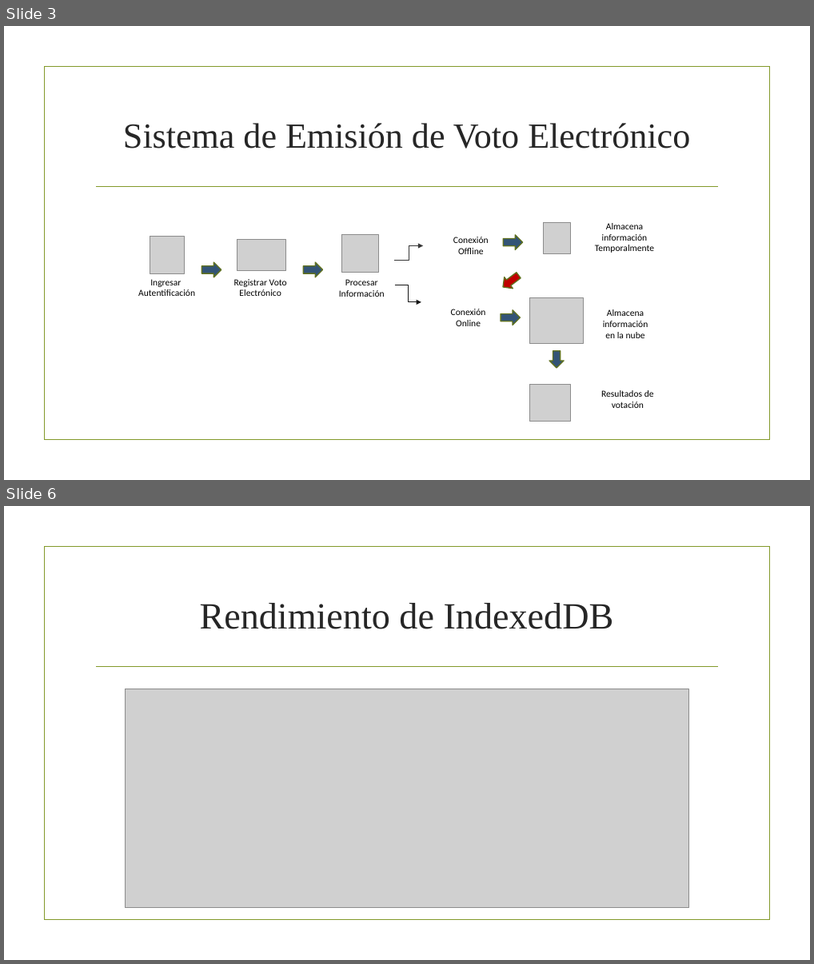
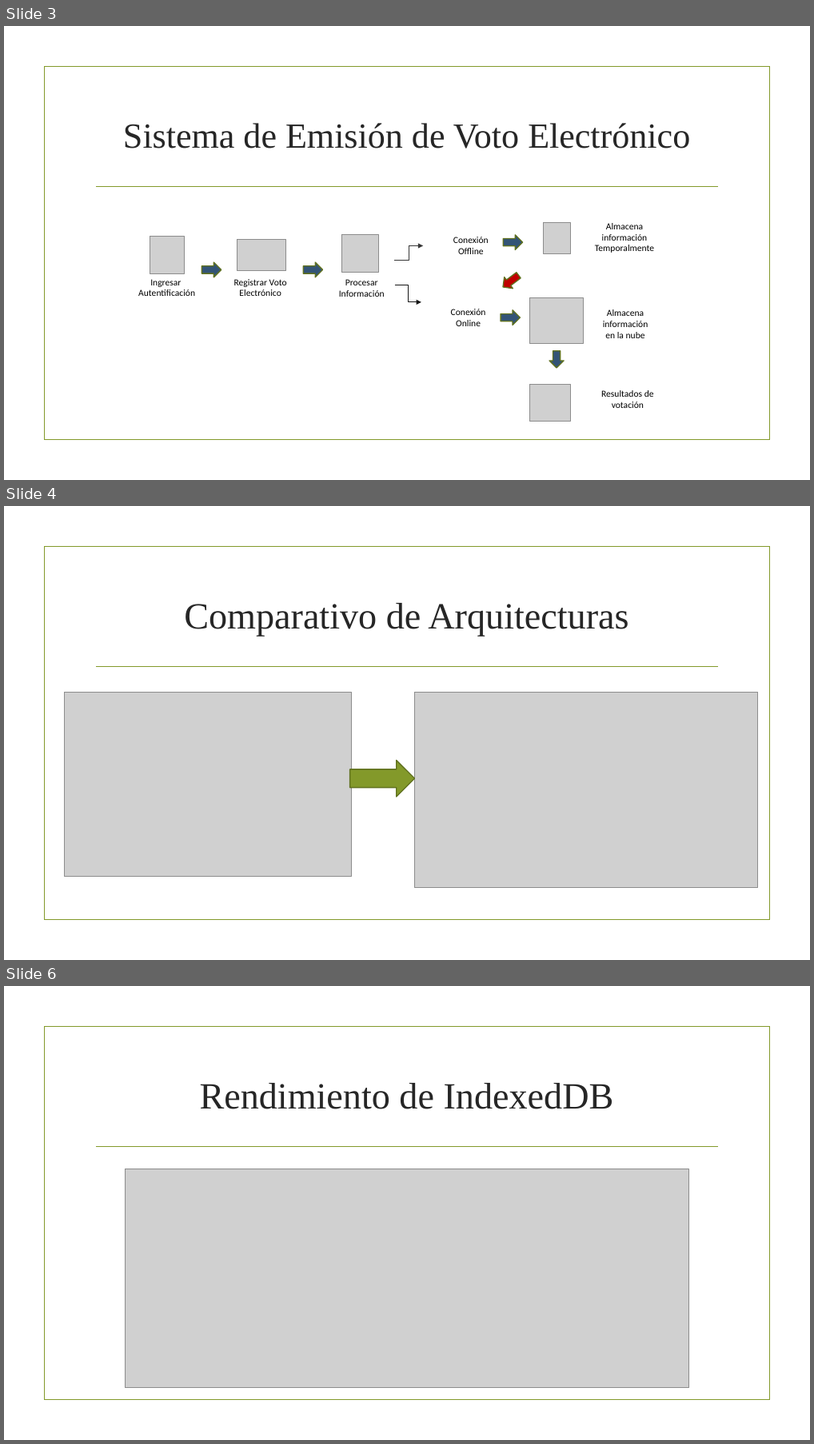
Before and after one commit to karin-romero/WT-Project, a slide deck: group6/Voto_Presentacion.pptx. Shown one above the other, each under a label of ours: slides 3 and 6 before the commit, slides 3, 4 and 6 after it; the slides between them are not shown. The pictures are 814x964 and 814x1444 pixels, drawn with LibreOffice and Linux fonts; fonts in the diff are those of the drawing; grey boxes stand for pictures; background and template pictures are left out. Boxes give left, top, right and bottom in pixels: in the first picture for what was removed or moved away, otherwise in the second. Text is boxed around its words. In the diff, an @@ line names an element or a change of style, - is before the commit and + after.

```diff
--- a/group6/Voto_Presentacion.pptx
+++ b/group6/Voto_Presentacion.pptx
@@ slide 4 added at (x1=4, y1=506, x2=810, y2=960), background picture (left out); not listed: 2 template elements that a slide beside it also shows @@
@@ title added at (x1=184, y1=603, x2=629, y2=636), 44 pt, text #262626 @@
+Comparativo de Arquitecturas
@@ picture added at (x1=65, y1=692, x2=351, y2=876) @@
@@ picture added at (x1=414, y1=692, x2=758, y2=887) @@
@@ right arrow added at (x1=350, y1=760, x2=414, y2=796), fill #83992A, outline #61711F 1.25 pt @@
```
Also in this commit, not shown: 1 slide changed, 1 slide removed.
